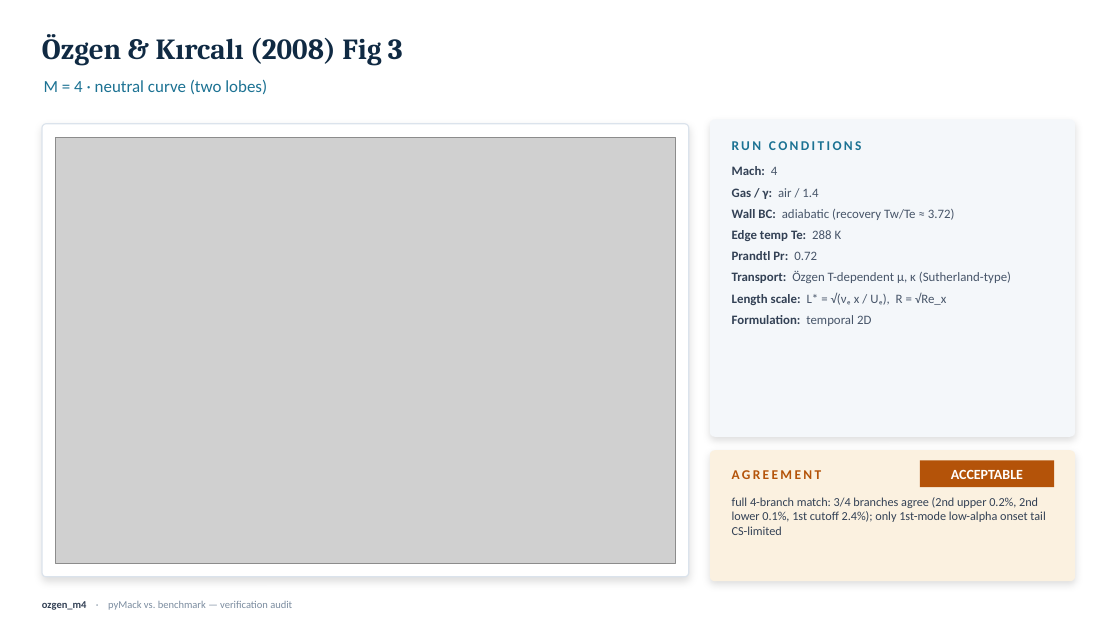
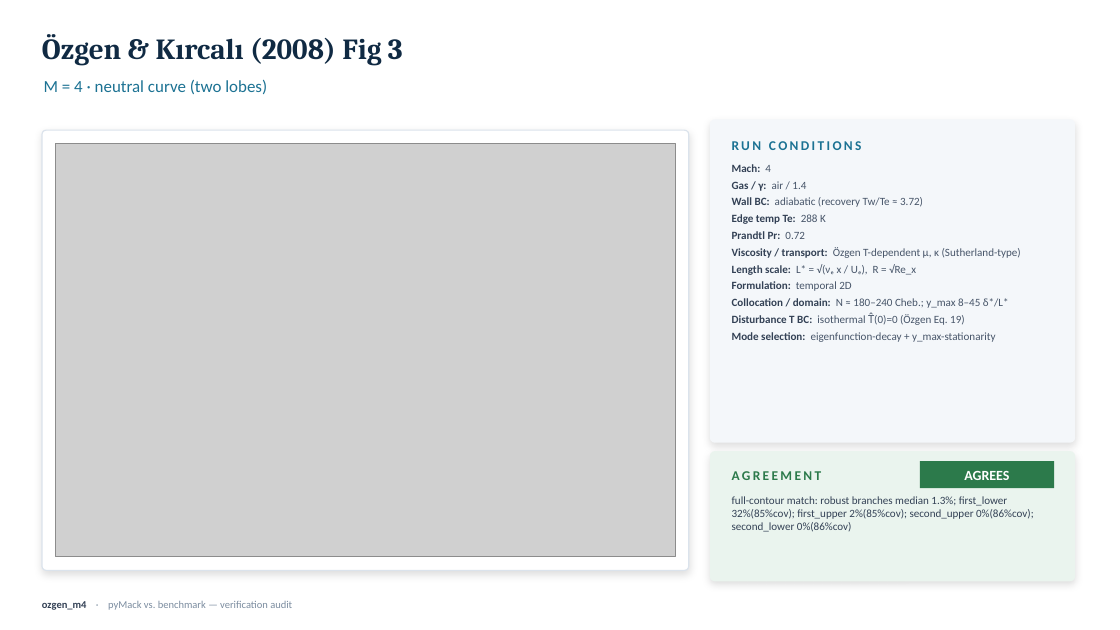
Before and after one commit to BARDAK1995/pyMack, a slide deck: slide 21 of verification/slides/pyMack_validation.pptx. Drawn at 1120x630 pixels with LibreOffice and Linux fonts; fonts in the diff are those of the drawing; grey boxes stand for pictures. Boxes give left, top, right and bottom in pixels: in the first picture for what was removed or moved away, otherwise in the second. Text is boxed around its words. In the diff, an @@ line names an element or a change of style, - is before the commit and + after.

Commit message:
verification: complete-curve overlays, OG-anchored cone, full-curve Ma&Zhong, LST params on deck
Özgen: re-extract the FULL c_i=0 neutral contour (marching squares, both modes incl. Phase-2 low-α onset extension) and re-judge by nearest-point match. M4 now AGREES on the complete two-lobe structure (2nd-mode 0%, 1st cutoff 2%, ~85% coverage); M6 acceptable (4 branches); M2/M3 acceptable (agree where resolvable, low-α onset CS-limited); M7/M8/M10 acceptable (2nd-mode cutoff 2-6% agrees, but pyMack connects the modes where Özgen separates them — documented inter-mode over-prediction, topology_ok=false).

Cone: re-anchored to the OG source — Sivasubramanian (2012) PhD thesis Fig. 5.1 (N≈9.5 at f≈210 kHz / F=1.071e-5), the linear regime of S&F 2015 JFM 768, cross-checked vs BAM6QT design review arXiv:2509.10411. Domain-matched N re-integration over the thesis x*-window: frequency 210 kHz EXACT; peak N 8.0-8.1 vs 9.5 (~15% short, bounded self-similar/Mangler deficit, documented). Replaces the prior loose N~7-8 / 220-280 kHz benchmark.

Ma & Zhong: upgraded from a 2-point check to a FULL neutral-curve comparison (Fig. 15, ω vs R). pyMack reproduces the entire 2nd-mode band to ~3-5% (F=2.2e-4 crosses at R~831/1033 vs §6 anchors 806/999.6); 1st-mode cutoff tracks, onset partial.

Slide deck: every case slide now lists the LST/solver parameters (viscosity model + value, 2nd-viscosity λ, collocation N, domain y_max, disturbance-T BC, mode-selection method); taller agreement card so metrics aren't clipped (QA-verified). Copyrighted thesis/figure renders gitignored.

```diff
--- a/verification/slides/pyMack_validation.pptx
+++ b/verification/slides/pyMack_validation.pptx
@@ rounded rectangle: place and size @@
-rounded rectangle at [710, 119, 1075, 437]
+rounded rectangle at [710, 119, 1075, 443]
@@ rounded rectangle: place and size @@
-rounded rectangle at [42, 124, 689, 576]
+rounded rectangle at [42, 130, 689, 571]
@@ rounded rectangle at [42, 130, 689, 571]: proportions changed @@
@@ picture: place and size @@
-picture at [55, 137, 676, 563]
+picture at [55, 144, 676, 557]
@@ text at [732, 164, 923, 291]: size 11 to 9.5 pt in "Mach: 4", "Gas / γ: air / 1.4", "Wall BC: adiabatic (recovery Tw/Te ≈ 3.72)", "Edge temp Te: 288 K" and 3 more places; less space between paragraphs @@
@@ text at [732, 247, 1021, 258]: text changed; size 11 to 9.5 pt @@
-Transport: Özgen T-dependent μ, κ (Sutherland-type)
+Viscosity / transport: Özgen T-dependent μ, κ (Sutherland-type)
@@ text at [732, 298, 1009, 342]: paragraphs added @@
+Collocation / domain: N ≈ 180–240 Cheb.; y_max 8–45 δ*/L*
+Disturbance T BC: isothermal T̂(0)=0 (Özgen Eq. 19)
+Mode selection: eigenfunction-decay + y_max-stationarity
@@ rounded rectangle at [710, 451, 1075, 581]: fill #FBF1E0 to #EAF4EE; proportions changed @@
@@ text "AGREEMENT" at [732, 471, 822, 480]: text colour #B45309 to #2C7A4B @@
@@ rectangle "AGREES" at [920, 461, 1054, 488]: fill #B45309 to #2C7A4B @@
@@ text in rectangle at [964, 471, 1009, 480]: text changed @@
-ACCEPTABLE
+AGREES
@@ text at [732, 496, 1034, 532]: text changed; size 10.5 to 9.5 pt @@
-full 4-branch match: 3/4 branches agree (2nd upper 0.2%, 2nd lower 0.1%, 1st cutoff 2.4%); only 1st-mode low-alpha onset tail CS-limited
+full-contour match: robust branches median 1.3%; first_lower 32%(85%cov); first_upper 2%(85%cov); second_upper 0%(86%cov); second_lower 0%(86%cov)
```
Also in this commit, not shown: 19 other slides changed, 37 other files.
